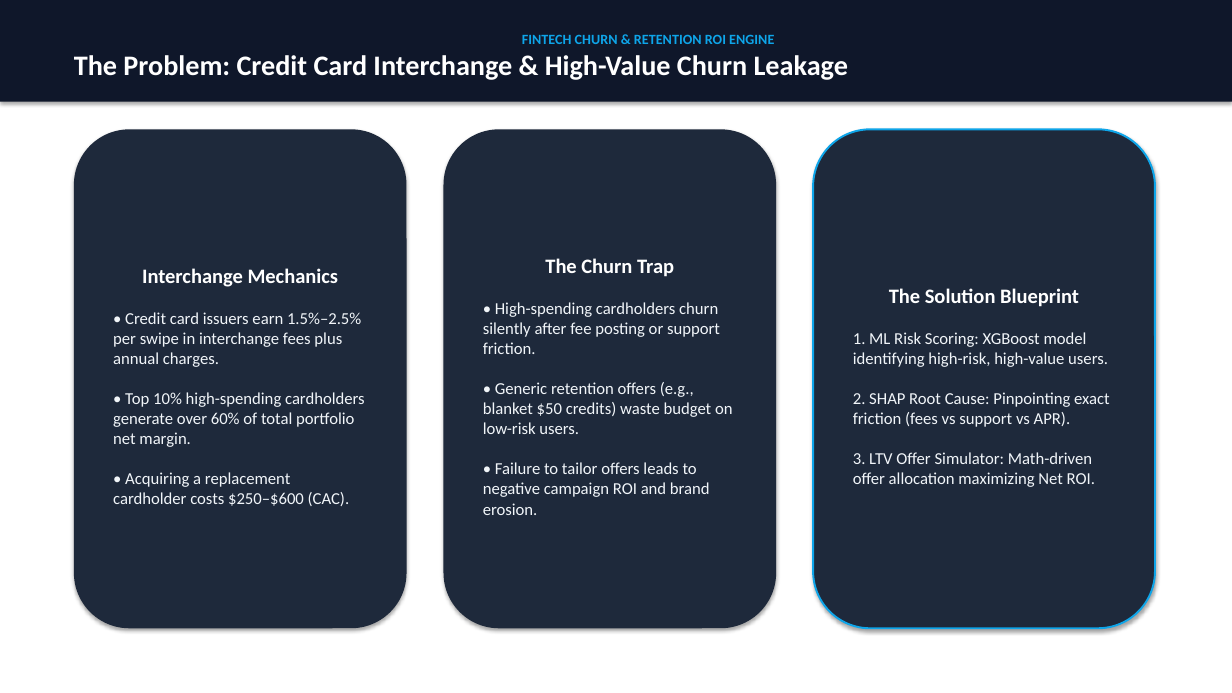
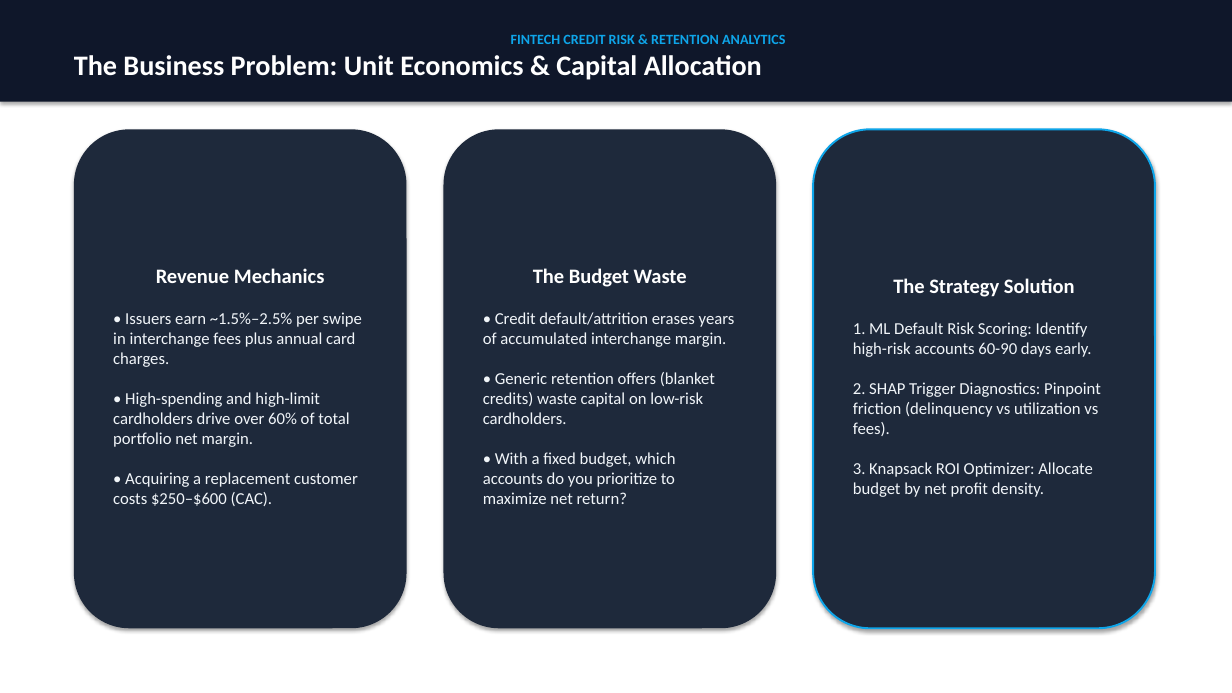
Before and after one commit to PriyankaHichkad/Fintech-Customer-Churn-Analytics, a slide deck: slide 2 of exports/FinTech_Churn_Retention_Strategy.pptx. Drawn at 1232x693 pixels with LibreOffice and Linux fonts; fonts in the diff are those of the drawing. Boxes give left, top, right and bottom in pixels: in the first picture for what was removed or moved away, otherwise in the second. Text is boxed around its words. In the diff, an @@ line names an element or a change of style, - is before the commit and + after.

```diff
--- a/exports/FinTech_Churn_Retention_Strategy.pptx
+++ b/exports/FinTech_Churn_Retention_Strategy.pptx
@@ text in rectangle at (x1=74, y1=34, x2=785, y2=80): text changed @@
-FINTECH CHURN & RETENTION ROI ENGINE
-The Problem: Credit Card Interchange & High-Value Churn Leakage
+FINTECH CREDIT RISK & RETENTION ANALYTICS
+The Business Problem: Unit Economics & Capital Allocation
@@ text in rounded rectangle at (x1=113, y1=268, x2=362, y2=506): text changed @@
-Interchange Mechanics
-• Credit card issuers earn 1.5%–2.5% per swipe in interchange fees plus annual charges.
-• Top 10% high-spending cardholders generate over 60% of total portfolio net margin.
-• Acquiring a replacement cardholder costs $250–$600 (CAC).
+Revenue Mechanics
+• Issuers earn ~1.5%–2.5% per swipe in interchange fees plus annual card charges.
+• High-spending and high-limit cardholders drive over 60% of total portfolio net margin.
+• Acquiring a replacement customer costs $250–$600 (CAC).
@@ text in rounded rectangle at (x1=483, y1=268, x2=735, y2=504): text changed @@
-The Churn Trap
-• High-spending cardholders churn silently after fee posting or support friction.
-• Generic retention offers (e.g., blanket $50 credits) waste budget on low-risk users.
-• Failure to tailor offers leads to negative campaign ROI and brand erosion.
+The Budget Waste
+• Credit default/attrition erases years of accumulated interchange margin.
+• Generic retention offers (blanket credits) waste capital on low-risk cardholders.
+• With a fixed budget, which accounts do you prioritize to maximize net return?
@@ text in rounded rectangle at (x1=853, y1=278, x2=1101, y2=497): text changed @@
-The Solution Blueprint
-1. ML Risk Scoring: XGBoost model identifying high-risk, high-value users.
-2. SHAP Root Cause: Pinpointing exact friction (fees vs support vs APR).
-3. LTV Offer Simulator: Math-driven offer allocation maximizing Net ROI.
+The Strategy Solution
+1. ML Default Risk Scoring: Identify high-risk accounts 60-90 days early.
+2. SHAP Trigger Diagnostics: Pinpoint friction (delinquency vs utilization vs fees).
+3. Knapsack ROI Optimizer: Allocate budget by net profit density.
```
Also in this commit, not shown: 2 other slides changed, 5 slides added, 8 slides removed, 5 other files.
